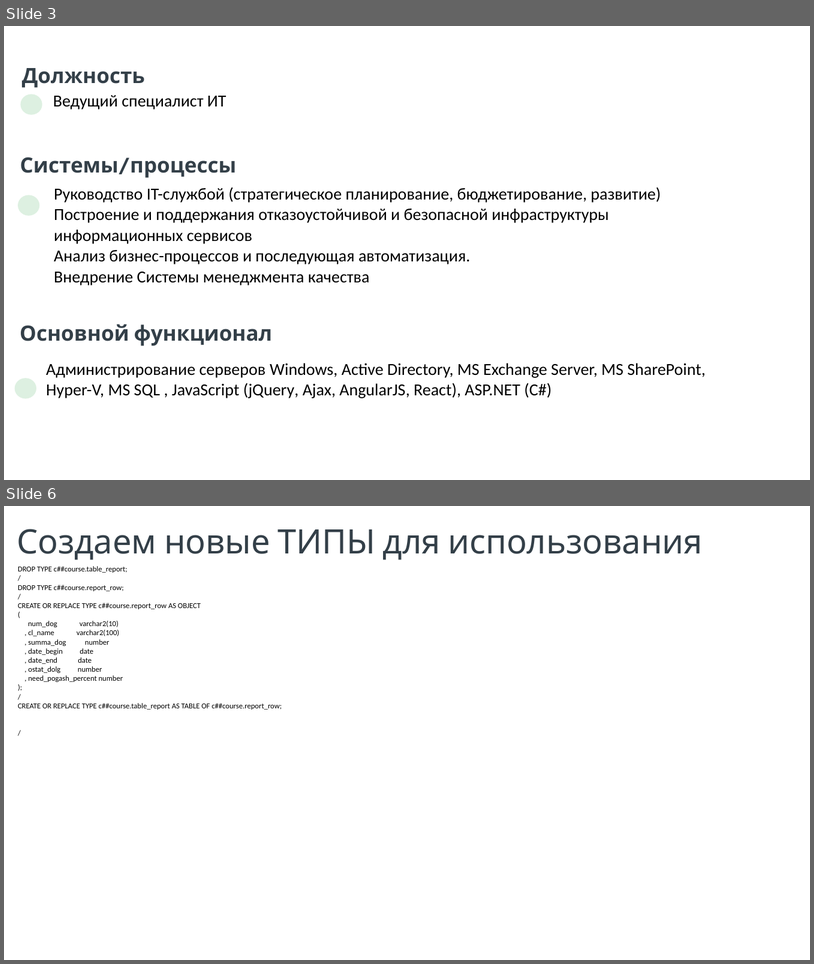
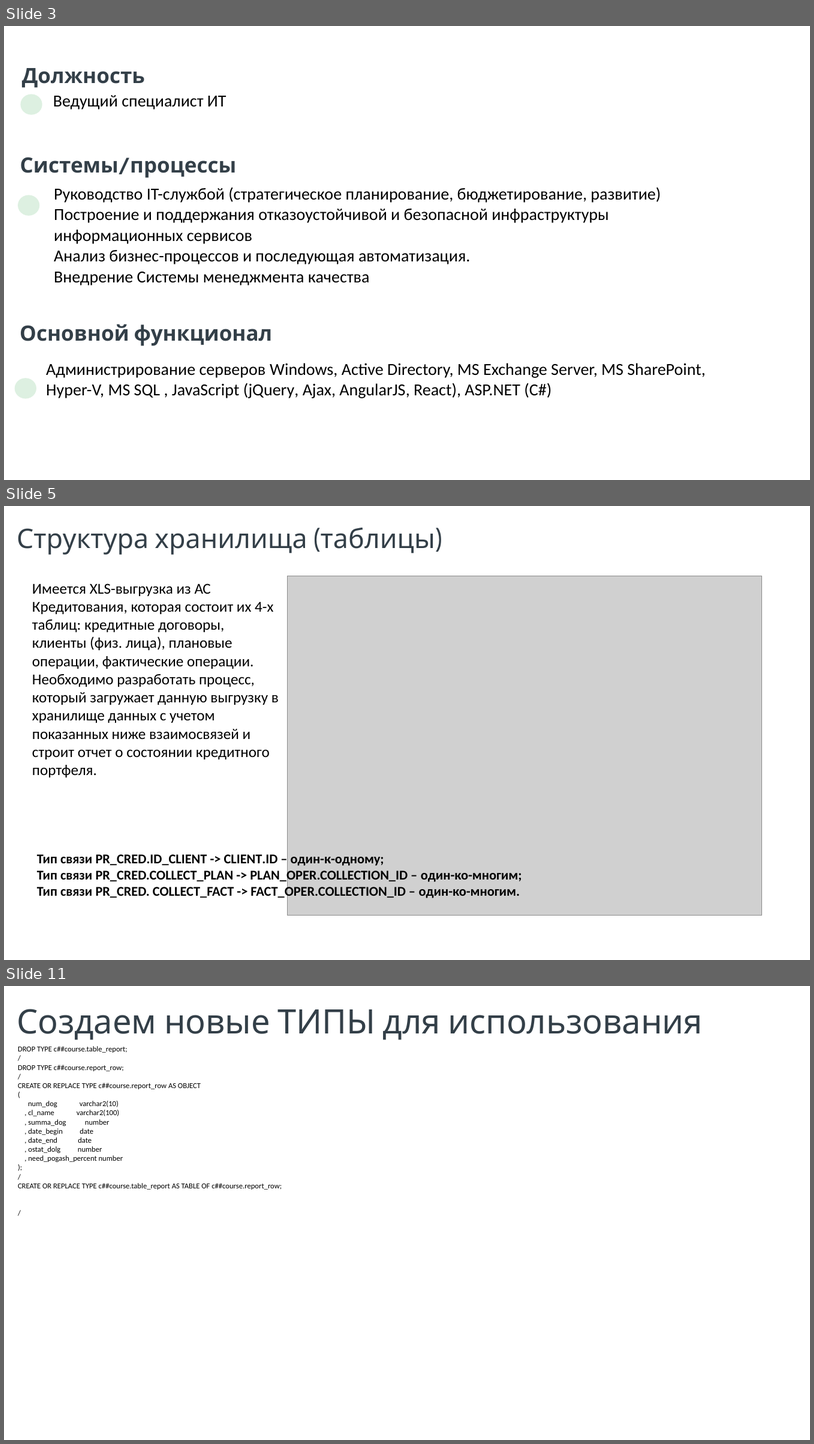
Before and after one commit to AndrSor/Course_PLSQL_SB, a slide deck: Course Work/_Презентация Курсовой работы.pptx. Shown one above the other, each under a label of ours: slides 3 and 6 before the commit, slides 3, 5 and 11 after it; the slides between them are not shown. The pictures are 814x964 and 814x1444 pixels, drawn with LibreOffice and Linux fonts; fonts in the diff are those of the drawing; grey boxes stand for pictures; background and template pictures are left out. Boxes give left, top, right and bottom in pixels: in the first picture for what was removed or moved away, otherwise in the second. Text is boxed around its words. In the diff, an @@ line names an element or a change of style, - is before the commit and + after.

```diff
--- a/Course Work/_Презентация Курсовой работы.pptx
+++ b/Course Work/_Презентация Курсовой работы.pptx
@@ slide 5 added at (4,506,810,960), background #FFFFFF; not listed: 1 template element that a slide beside it also shows @@
@@ text added at (17,528,435,555), 32 pt, text #333F48 @@
+Структура хранилища (таблицы)
@@ picture added at (288,576,762,915) @@
@@ text added at (32,583,279,777), 18 pt, text #000000 @@
+Имеется XLS-выгрузка из АС Кредитования, которая состоит их 4-х таблиц: кредитные договоры, клиенты (физ. лица), плановые операции, фактические операции.
+Необходимо разработать процесс, который загружает данную выгрузку в хранилище данных с учетом показанных ниже взаимосвязей и строит отчет о состоянии кредитного портфеля.
@@ text added at (37,854,522,899), 16 pt, text #000000, bold @@
+Тип связи PR_CRED.ID_CLIENT -> CLIENT.ID – один-к-одному;
+Тип связи PR_CRED.COLLECT_PLAN -> PLAN_OPER.COLLECTION_ID – один-ко-многим;
+Тип связи PR_CRED. COLLECT_FACT -> FACT_OPER.COLLECTION_ID – один-ко-многим.
@@ what was slide 6 is now slide 11 @@
```
Also in this commit, not shown: 1 slide changed, 5 other slides added, 1 slide removed, 2 other files.
